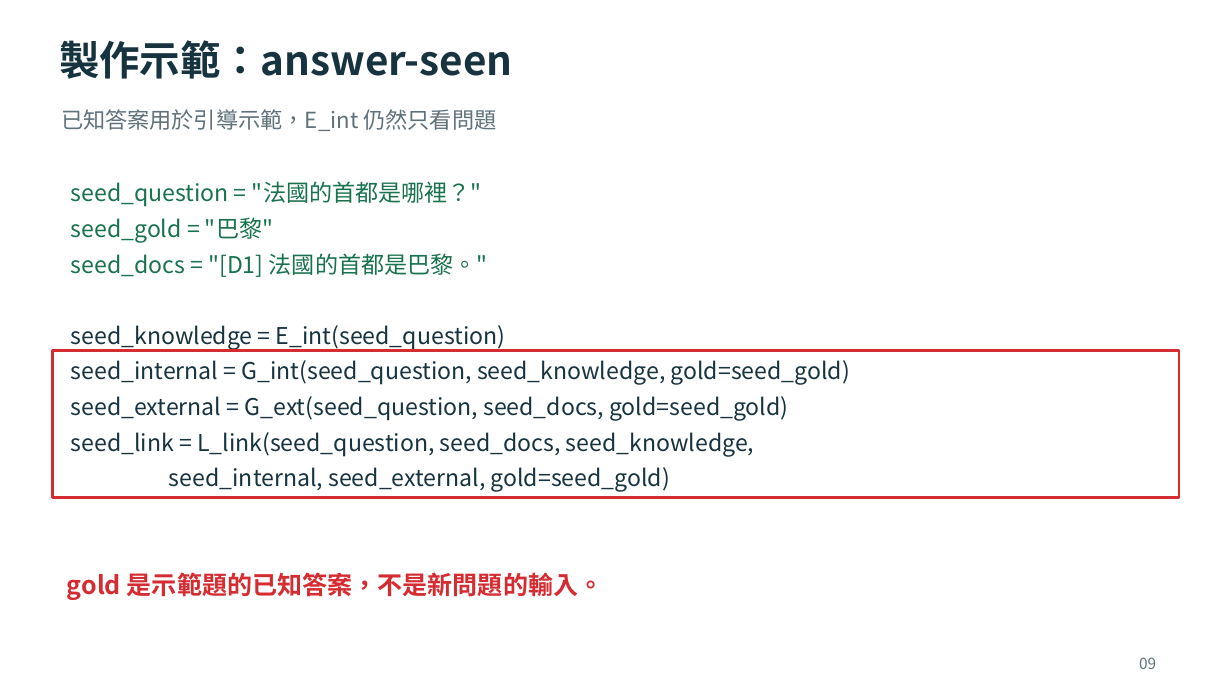
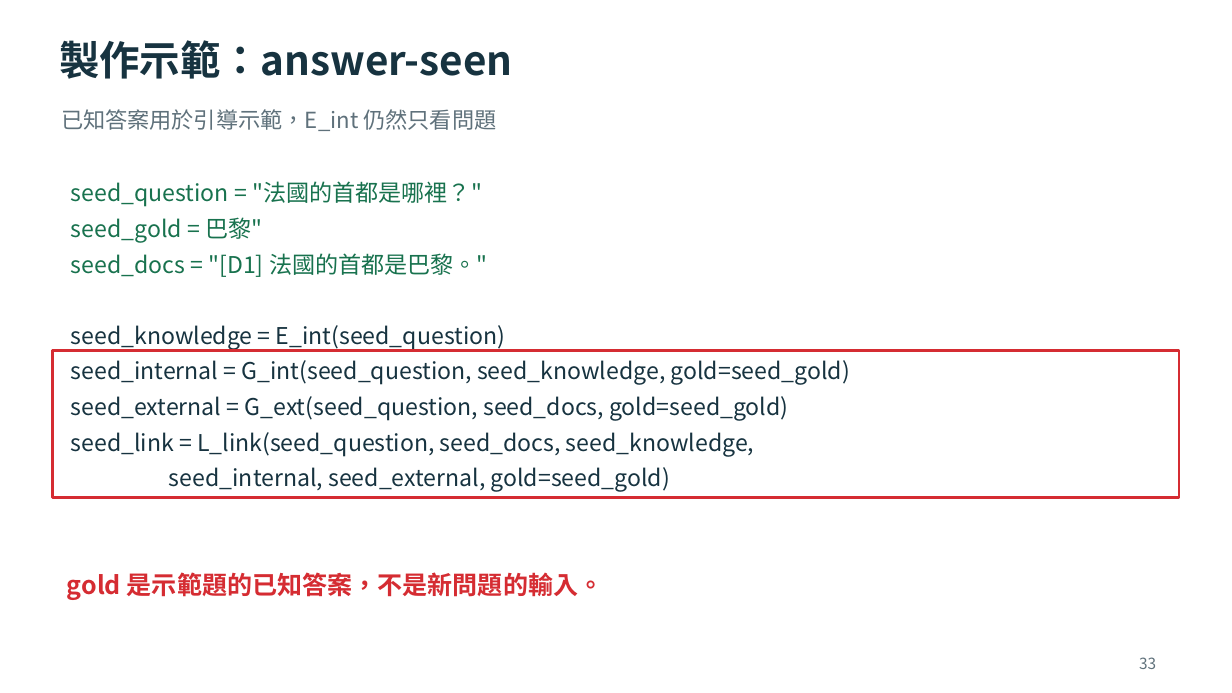
Before and after one commit to OohelloworldoO/Paper-Reading-Notes, a slide deck: slide 33 of 2026/1005-IDEAL-RAG(Final)/IDEAL-RAG_2026-10-05_Meeting.pptx. Drawn at 1232x693 pixels with LibreOffice and Linux fonts; fonts in the diff are those of the drawing. Boxes give left, top, right and bottom in pixels: in the first picture for what was removed or moved away, otherwise in the second. Text is boxed around its words. In the diff, an @@ line names an element or a change of style, - is before the commit and + after.

```diff
--- a/2026/1005-IDEAL-RAG(Final)/IDEAL-RAG_2026-10-05_Meeting.pptx
+++ b/2026/1005-IDEAL-RAG(Final)/IDEAL-RAG_2026-10-05_Meeting.pptx
@@ text at [71,217,262,243]: text changed @@
-seed_gold = "巴黎"
+seed_gold = 巴黎"
@@ text at [1139,657,1156,669]: text changed @@
-09
+33
```
Also in this commit, not shown: 39 other slides changed, 7 slides added, 3 slides removed.
